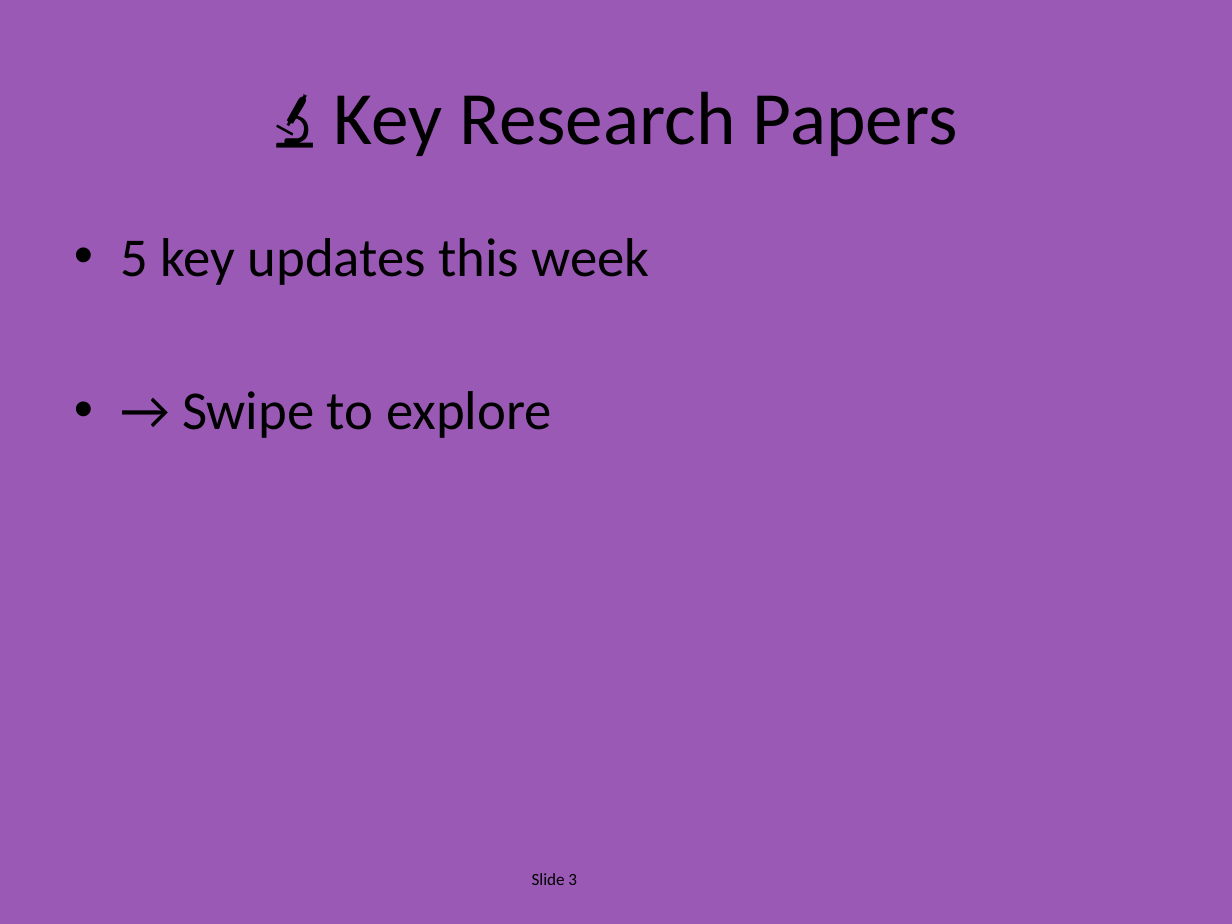
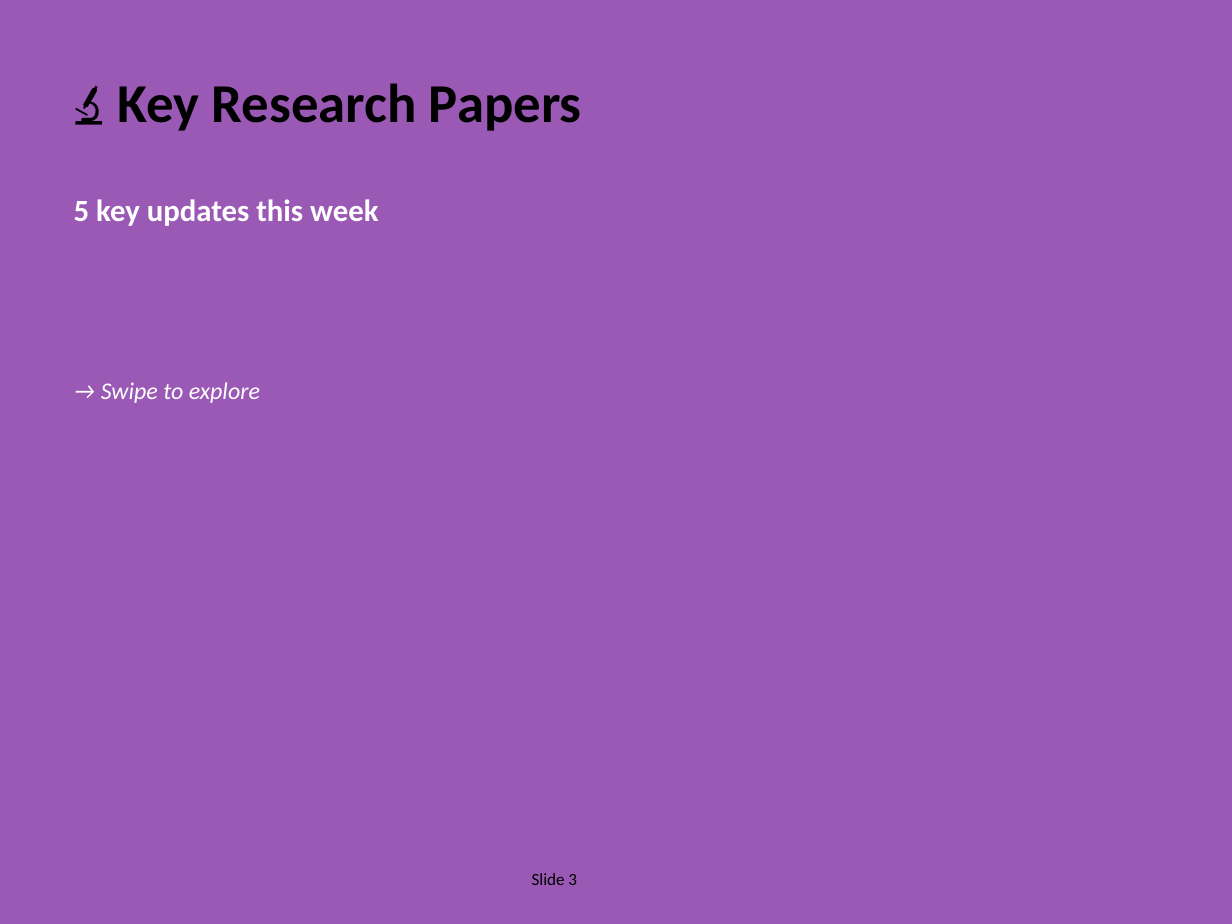
Before and after one commit to EiriniOr/ai-weekly-digest, a slide deck: slide 3 of AI_Weekly_2025-12-15.pptx. Drawn at 1232x924 pixels with LibreOffice and Linux fonts; fonts in the diff are those of the drawing. Boxes give left, top, right and bottom in pixels: in the first picture for what was removed or moved away, otherwise in the second. Text is boxed around its words. In the diff, an @@ line names an element or a change of style, - is before the commit and + after.

```diff
--- a/AI_Weekly_2025-12-15.pptx
+++ b/AI_Weekly_2025-12-15.pptx
@@ text "🔬 Key Research Papers": place and size @@
-text "🔬 Key Research Papers" at <box>334,91,958,156</box>
+text "🔬 Key Research Papers" at <box>117,83,582,131</box>
@@ text "🔬 Key Research Papers" at <box>117,83,582,131</box>: size 44 to 32 pt, bold on; alignment centre to left; vertical alignment middle to top @@
@@ text added at <box>74,199,378,226</box>, 18 pt, text #FFFFFF, bold @@
+5 key updates this week
@@ text removed at <box>120,238,650,438</box> @@
-• 5 key updates this week
-• → Swipe to explore
@@ text added at <box>101,382,260,403</box>, 14 pt, text #FFFFFF, italic @@
+→ Swipe to explore
```
Also in this commit, not shown: 15 other slides changed, 3 slides added, 8 slides removed, 1 other file.
